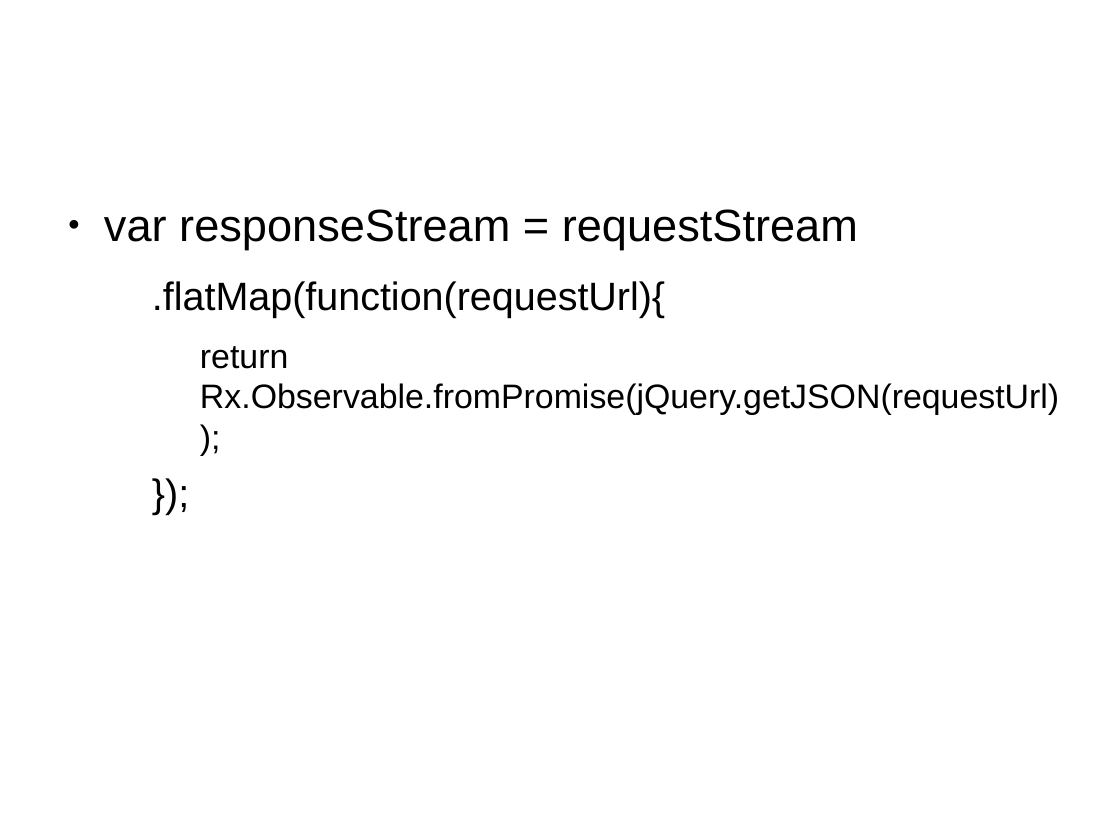
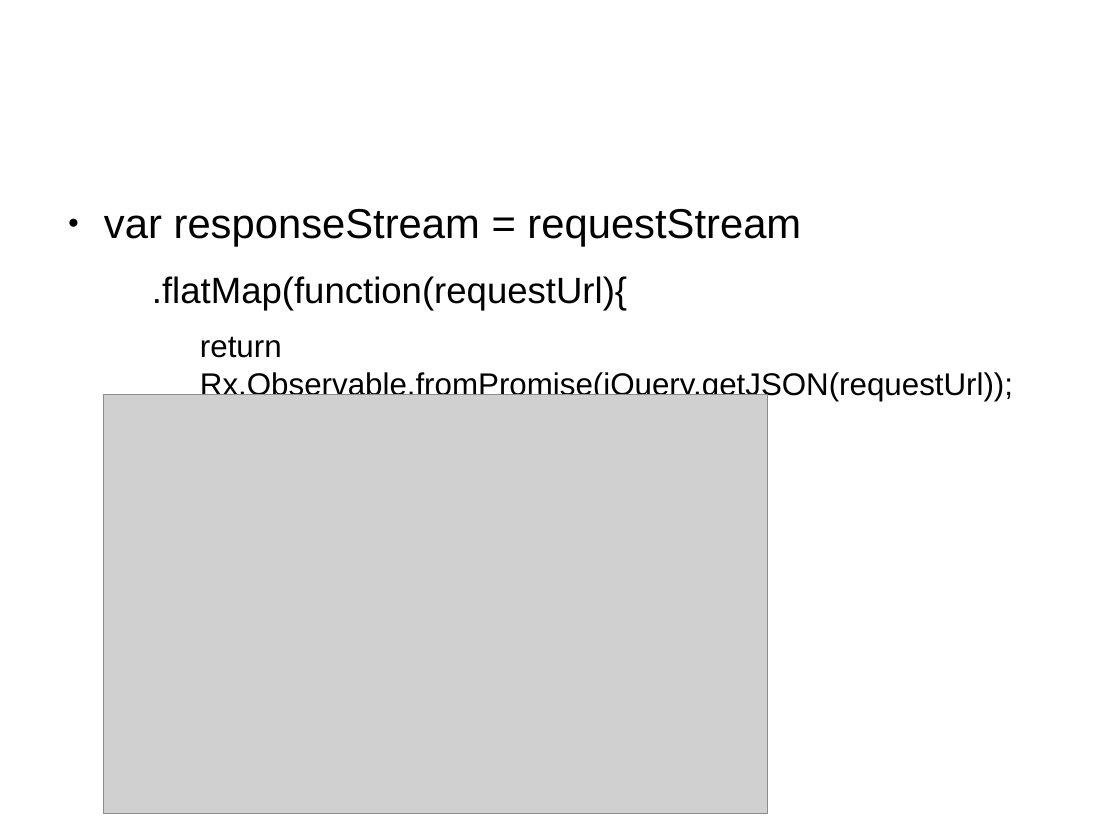
Before and after one commit to sallop/til, a slide deck: slide 19 of RxJS.odp (slide 13 before the commit). Drawn at 1120x840 pixels with LibreOffice and Linux fonts; fonts in the diff are those of the drawing; grey boxes stand for pictures. Boxes give left, top, right and bottom in pixels: in the first picture for what was removed or moved away, otherwise in the second. Text is boxed around its words. In the diff, an @@ line names an element or a change of style, - is before the commit and + after.

```diff
--- a/RxJS.odp
+++ b/RxJS.odp
@@ text "var responseStream = requestStream" at bbox=[104, 209, 1013, 401]: size 32 to 29.6 pt in "var responseStream = requestStream"; size 28 to 25.9 pt in ".flatMap(function(requestUrl){", "});"; size 24 to 22.2 pt in "return Rx.Observable.fromPromise(jQuery.getJSON(requestUrl)) ..." @@
@@ picture added at bbox=[104, 395, 768, 814] @@
```
Also in this commit, not shown: 6 other slides changed, 15 slides added.
